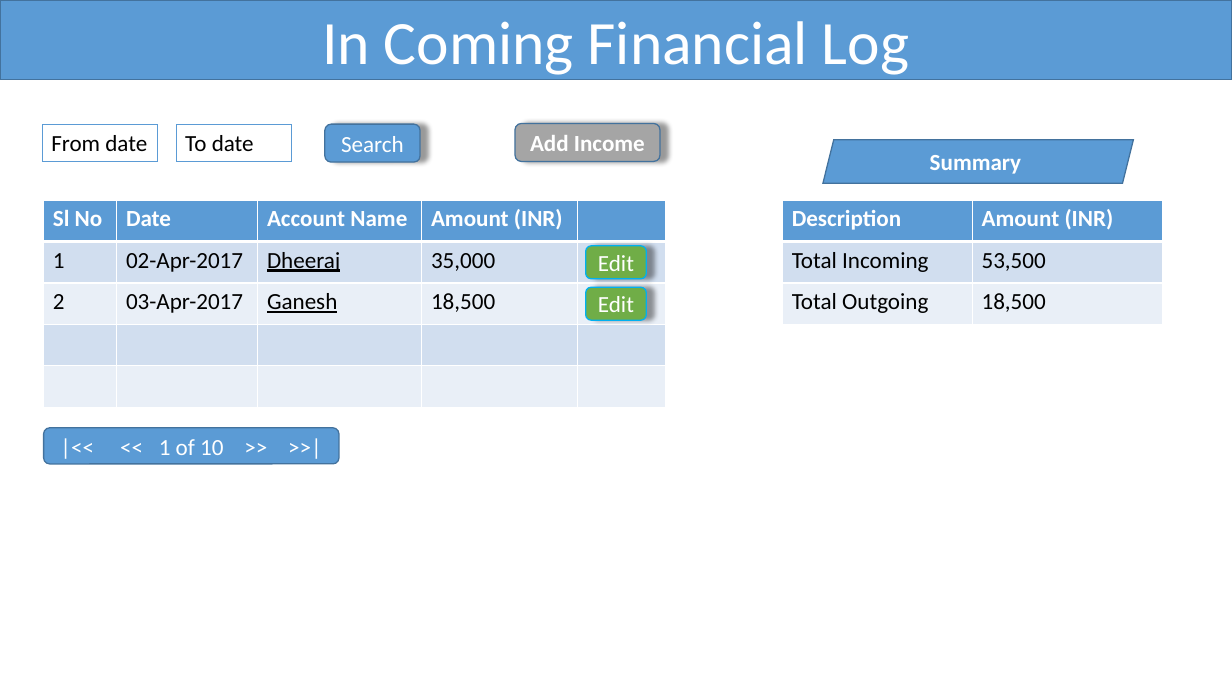
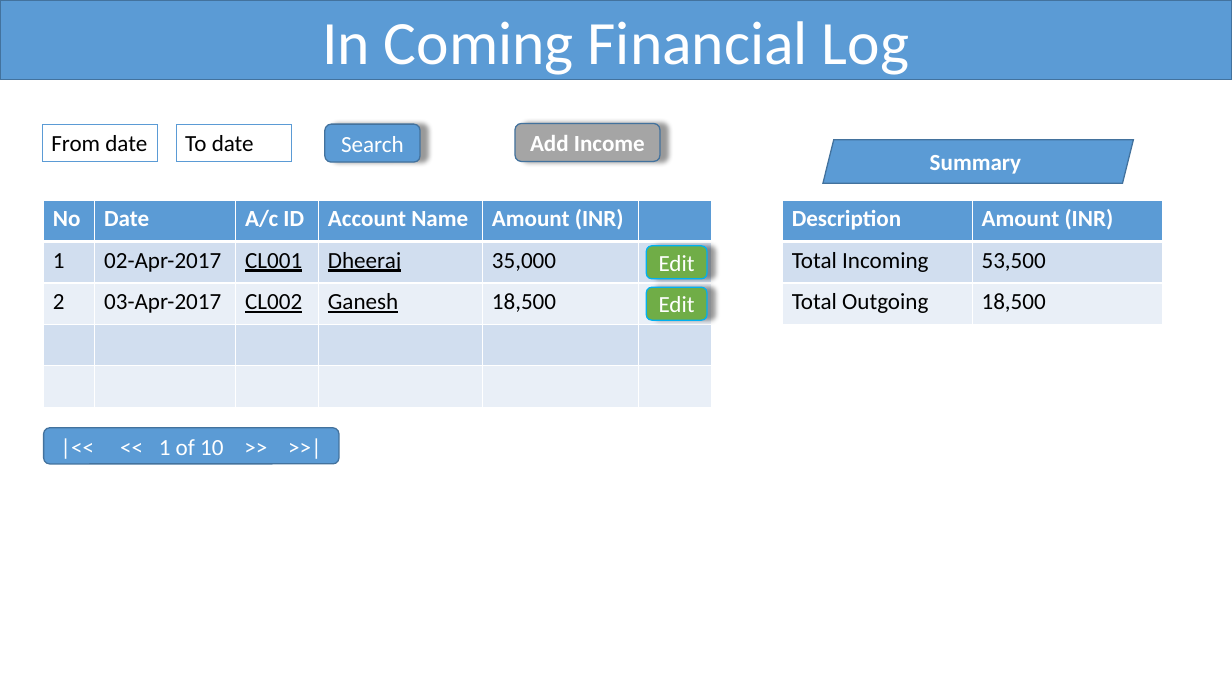
Before and after one commit to PrabhatKJena/Consult-IT-Payments, a slide deck: slide 5 of docs/ConsultIT_Design.pptx (slide 4 before the commit). Drawn at 1232x693 pixels with LibreOffice and Linux fonts; fonts in the diff are those of the drawing. Boxes give left, top, right and bottom in pixels: in the first picture for what was removed or moved away, otherwise in the second. Text is boxed around its words. In the diff, an @@ line names an element or a change of style, - is before the commit and + after.

```diff
--- a/docs/ConsultIT_Design.pptx
+++ b/docs/ConsultIT_Design.pptx
@@ table at [43, 201, 713, 408] @@
-column 1, row 1: Sl No
+column 1, row 1: No
+column 3: A/c ID | CL001 | CL002 |  | 
@@ table: place and size @@
-table at [43, 201, 665, 408]
+table at [43, 201, 713, 408]
@@ rounded rectangle "Edit": place and size @@
-rounded rectangle "Edit" at [586, 246, 647, 279]
+rounded rectangle "Edit" at [646, 246, 707, 279]
@@ rounded rectangle "Edit": place and size @@
-rounded rectangle "Edit" at [586, 287, 647, 321]
+rounded rectangle "Edit" at [646, 287, 707, 321]
```
Also in this commit, not shown: 3 other slides changed, 1 slide added, 2 other files.
